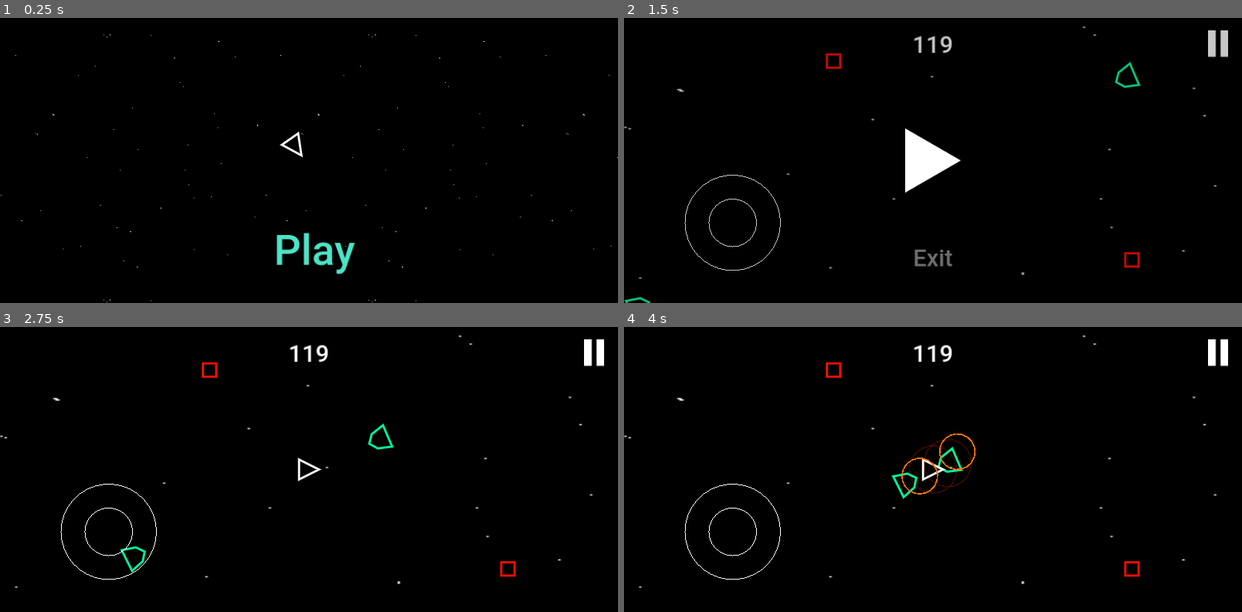
Above: before the commit, frames 1-4 (two rows, left to right).
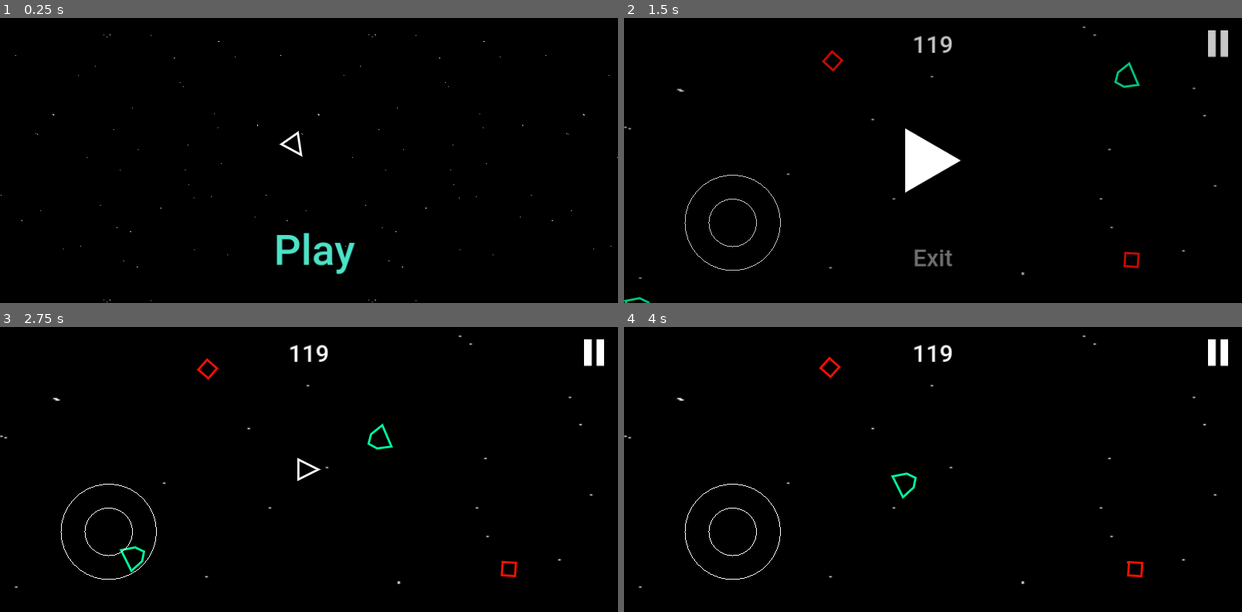
Above: after the commit, the same moments.

Repository: Ryu204/name-later
Game: Godot game, scene res://Layouts/index.tscn
Two runs of this game, one before a commit and one after it. Both use one fixed random seed, a clock stepped at 60 frames per second and the inputs below.
Inputs (mouse positions are in pixels of both pictures, inside the frame that each line leads up to):
- Up to frame 1 (0.25 s): no input
- Up to frame 2 (1.5 s): click "Play" at 0.5 s; click (1217, 43) at 1.25 s
- Up to frame 3 (2.75 s): click (309, 469) at 2 s
- Up to frame 4 (4 s): move the mouse to (1068, 455) at 2.77 s; click (1068, 455) at 2.92 s; move the mouse to (809, 483) at 3.52 s; click (809, 483) at 3.67 s

The runs differ from the first frame. In frame 1, less than 0.1% of the frame differs, in the area x 45-49%, y 39-50%; in frame 2, 0.3%; in frame 3, 0.4%; in frame 4, 0.9%, in the area x 31-85%, y 10-89%.

Commit message:
Simplify code

Diff:
--- a/Components/Enemies/car.gd
+++ b/Components/Enemies/car.gd
@@ -7,6 +7,7 @@
 @export var width = 50.0
 
 func _ready() -> void:
+	super()
 	shape.set_vertices(PackedVector2Array([
 		Vector2(-width / 2, height / 2),
 		Vector2(-width / 3, -height / 5),
@@ -14,9 +15,6 @@
 		Vector2(width / 3, -height / 5),
 		Vector2(width / 2, height / 2)
 	]))
-	super()
 
 func update(_delta: float, player_pos: Vector2) -> void:
-	if not shape_alive:
-		return
 	shape.control_direction = player_pos - shape.global_position
--- a/Components/Environments/rock.gd
+++ b/Components/Environments/rock.gd
@@ -4,6 +4,7 @@
 @export var height = 20.0
 
 func _ready() -> void:
+	super()
 	shape.set_vertices(PackedVector2Array([
 		Vector2(-width / 2, height / 2),
 		Vector2(width / 2, height / 2),
@@ -11,4 +12,3 @@
 		Vector2(-width / 2, -height / 2),
 	]))
 	shape.control_direction = Constants.GAME_OBJECT_ROCK_MAX_SPEED * MoreMath.random_vector2()
-	super()
--- a/Components/Player/player.gd
+++ b/Components/Player/player.gd
@@ -6,26 +6,22 @@
 @export var height = 30.0
 @export var width = 30.0
 
-var _control_callback: Callable
-var _control_callback_set = false
+var _control_callback = func(): return Vector2.ZERO
 
 func _ready() -> void:
+	super()
 	shape.set_vertices(PackedVector2Array([
 		Vector2(-width / 2, height / 2),
 		Vector2(width / 2, height / 2),
 		Vector2(0, -height / 2)
 	]))
-	super()
+
+func set_control_callback(callback: Callable) -> void:
+	_control_callback = callback
 
 func _physics_process(_delta: float) -> void:
-	if not _control_callback_set or not shape_alive:
-		return
 	var dir = _control_callback.call() as Vector2
 	shape.control_direction = dir
 
-func set_control_callback(callback: Callable) -> void:
-	_control_callback = callback
-	_control_callback_set = true
-
 func report_position() -> Vector2:
 	return shape.global_position
--- a/Components/explosion.gd
+++ b/Components/explosion.gd
@@ -1,21 +1,42 @@
 extends Node2D
 
+@export_group('Stats')
+@export var primary_color = Color.RED
+@export var secondary_color = Color.YELLOW
+@export var primary_radius = 40.0
+@export var secondary_radius = 20.0
+@export var primary_offset = Vector2(-3.0, 5.0)
+@export var secondary_offset = Vector2(-20.0, 15.0)
 @export_group('Animation')
-@export var color = Color.YELLOW
-@export var color_alt = Color.RED
-@export var radius = 0.0
-@export var radius_alt = 0.0
+@export var anim_delta = 0.0
 
 @onready var _player = $AnimationPlayer
 
-signal on_finish
+var _colors: Array[Color]
+var _radius: Array[float]
+
+signal finished
+
+func _ready() -> void:
+	_player.animation_finished.connect(func(_1): finished.emit())
+	_update_visual()
 
 func _process(_delta: float) -> void:
+	_update_visual()
 	queue_redraw()
-	_player.animation_finished.connect(func(_1): on_finish.emit())
 
 func _draw() -> void:
-	draw_arc(Vector2.ZERO, radius, 0, TAU, 20, color,
+	draw_arc(primary_offset, _radius[0], 0, TAU, 20, _colors[0],
 		Constants.GAME_OBJECT_LINE_WIDTH)
-	draw_arc(Vector2(10, 20), radius_alt, 0, TAU, 20, color_alt,
+	draw_arc(secondary_offset, _radius[1], 0, TAU, 20, _colors[1],
 		Constants.GAME_OBJECT_LINE_WIDTH)
+
+func _update_visual() -> void:
+	_colors = [
+		Color(primary_color, 1 - anim_delta),
+		Color(secondary_color, 1 - anim_delta),
+	]
+	_radius = [
+		primary_radius * anim_delta,
+		secondary_radius * anim_delta
+	]
--- a/Components/explosion.tscn
+++ b/Components/explosion.tscn
@@ -4,54 +4,18 @@
 
 [sub_resource type="Animation" id="Animation_wquxp"]
 resource_name = "Explosion"
-length = 1.3
+length = 0.6
 tracks/0/type = "value"
 tracks/0/imported = false
 tracks/0/enabled = true
-tracks/0/path = NodePath(".:radius")
+tracks/0/path = NodePath(".:anim_delta")
 tracks/0/interp = 2
 tracks/0/loop_wrap = true
 tracks/0/keys = {
-"times": PackedFloat32Array(0, 1),
-"transitions": PackedFloat32Array(1, 1),
+"times": PackedFloat32Array(0, 0.6),
+"transitions": PackedFloat32Array(0.406126, 2.14355),
 "update": 0,
-"values": [0.0, 40.0]
-}
-tracks/1/type = "value"
-tracks/1/imported = false
-tracks/1/enabled = true
-tracks/1/path = NodePath(".:color")
-tracks/1/interp = 1
-tracks/1/loop_wrap = true
-tracks/1/keys = {
-"times": PackedFloat32Array(0, 1),
-"transitions": PackedFloat32Array(1, 1),
-"update": 0,
-"values": [Color(1, 1, 0, 1), Color(1, 0, 0, 0)]
-}
-tracks/2/type = "value"
-tracks/2/imported = false
-tracks/2/enabled = true
-tracks/2/path = NodePath(".:color_alt")
-tracks/2/interp = 1
-tracks/2/loop_wrap = true
-tracks/2/keys = {
-"times": PackedFloat32Array(0, 1),
-"transitions": PackedFloat32Array(1, 1),
-"update": 0,
-"values": [Color(1, 0, 0, 1), Color(1, 0.568627, 0, 1)]
-}
-tracks/3/type = "value"
-tracks/3/imported = false
-tracks/3/enabled = true
-tracks/3/path = NodePath(".:radius_alt")
-tracks/3/interp = 2
-tracks/3/loop_wrap = true
-tracks/3/keys = {
-"times": PackedFloat32Array(0, 1),
-"transitions": PackedFloat32Array(1, 1),
-"update": 0,
-"values": [0.0, 30.0]
+"values": [0.0, 1.0]
 }
 
 [sub_resource type="AnimationLibrary" id="AnimationLibrary_w3uln"]
@@ -61,10 +25,10 @@
 
 [node name="Explosion" type="Node2D"]
 script = ExtResource("1_nnahl")
-color = Color(1, 0, 0, 0)
-color_alt = Color(1, 0.568627, 0, 1)
-radius = 40.0
-radius_alt = 30.0
+primary_radius = 50.0
+secondary_radius = 30.0
+primary_offset = Vector2(-5, 8)
+anim_delta = 1.0
 
 [node name="AnimationPlayer" type="AnimationPlayer" parent="."]
 libraries = {
--- a/Components/shape.gd
+++ b/Components/shape.gd
@@ -1,8 +1,6 @@
 class_name Shape
 
 extends CharacterBody2D
-
-signal destroyed
 
 @export_group('Appearance')
 @export var color = Color.WHITE
@@ -14,53 +12,34 @@
 
 @onready var _collision_shape = $CollisionPolygon2D
 
-enum State {
-	INIT, ACTIVE, DEAD
-}
+signal destroyed
 
-var _state: State
 var _vertices_pos: PackedVector2Array
 var _direction = Vector2.ZERO
 var _speed = 0.0
 var _is_controlled = false
+var _is_queued_destroy = false
 
-func _ready() -> void:
-	_state = State.INIT
-	_collision_shape.disabled = true
-
-func enable() -> void:
-	assert(_vertices_pos.size() > 2, 'Have you set the shape\'s vertices?')
-	_collision_shape.disabled = false
-	_state = State.ACTIVE
-
-# Controlling entity wants this shape to go this way
-var control_direction: Vector2:
-	set(value):
-		if _state != State.ACTIVE:
-			return
-		if value.length_squared() < Constants.EPSILON:
-			_is_controlled = false
-			control_direction = Vector2.ZERO
-		else:
-			_is_controlled = true
-			control_direction = value.normalized()
-
-var state: State:
-	get:
-		return _state
-
-func set_vertices(vertices_pos: PackedVector2Array) -> void:
-	assert(_state == State.INIT, 'Can only set vertices at init stage')
-	assert(vertices_pos.size() > 2, 'Invalid vertices list')
-	_vertices_pos = vertices_pos
+func set_vertices(points: PackedVector2Array) -> void:
+	assert(points.size() > 2, 'Insufficient vertices count')
+	_vertices_pos = points
 	_collision_shape.polygon = _vertices_pos
 	_vertices_pos.append(_vertices_pos[0])
 
-func _draw() -> void:
-	draw_polyline(_vertices_pos, color, width, true)
+var control_direction: Vector2:
+	set(value):
+		_is_controlled = value.length_squared() > Constants.EPSILON
+		if _is_controlled:
+			control_direction = value.normalized()
+		else:
+			control_direction = Vector2.ZERO
+
+func _process(_delta: float) -> void:
+	queue_redraw()
+	rotation = velocity.angle() + PI / 2
 
 func _physics_process(delta: float) -> void:
-	if _state != State.ACTIVE:
+	if _is_queued_destroy:
 		return
 	if _is_controlled:
 		_direction = velocity.normalized().lerp(turn_strength * control_direction, delta).normalized()
@@ -69,12 +48,6 @@
 	velocity = _speed * _direction
 	move_and_slide()
 	_check_collisions()
-
-func _process(_delta: float) -> void:
-	if _state != State.ACTIVE:
-		return
-	queue_redraw()
-	rotation = velocity.angle() + PI / 2
 
 func _check_collisions() -> void:
 	var count = get_slide_collision_count()
@@ -91,12 +64,22 @@
 			return
 
 func _queue_destroy() -> void:
-	if _state == State.DEAD:
+	if _is_queued_destroy:
 		return
+	_is_queued_destroy = true
+
 	var explosion = preload(Constants.SCENE_EXPLOSION).instantiate()
-	explosion.on_finish.connect(func():
+	explosion.primary_color = color
+	explosion.secondary_color = Color.WHITE
+	add_child(explosion)
+
+	explosion.finished.connect(func():
 		destroyed.emit()
 		queue_free()
 	)
-	add_child(explosion)
-	_state = State.DEAD
+
+	_collision_shape.disabled = true
+	color.a = 0
+
+func _draw() -> void:
+	draw_polyline(_vertices_pos, color, width, true)
--- a/Components/shape.tscn
+++ b/Components/shape.tscn
@@ -3,6 +3,7 @@
 [ext_resource type="Script" path="res://Components/shape.gd" id="1_tapq0"]
 
 [node name="Shape" type="CharacterBody2D"]
+position = Vector2(-1, 0)
 script = ExtResource("1_tapq0")
 
 [node name="CollisionPolygon2D" type="CollisionPolygon2D" parent="."]
--- a/Components/shape_holder.gd
+++ b/Components/shape_holder.gd
@@ -6,15 +6,9 @@
 
 @export var shape: Shape
 
-var _shape_alive = true
-var shape_alive: bool:
-	get: return _shape_alive
-
 func _ready() -> void:
 	assert(is_instance_valid(shape), 'Have you set the shape?')
 	shape.destroyed.connect(func():
-		_shape_alive = false
 		destroyed.emit()
 		queue_free()
 	)
-	shape.enable()
--- a/Scripts/more_math.gd
+++ b/Scripts/more_math.gd
@@ -2,7 +2,8 @@
 
 static func random_vector2() -> Vector2:
 	var angle = randf() * TAU
-	return Vector2(cos(angle), sin(angle))
+	var radius = randf()
+	return radius * Vector2(cos(angle), sin(angle))
 
 static func random_number() -> float:
 	return randf()
